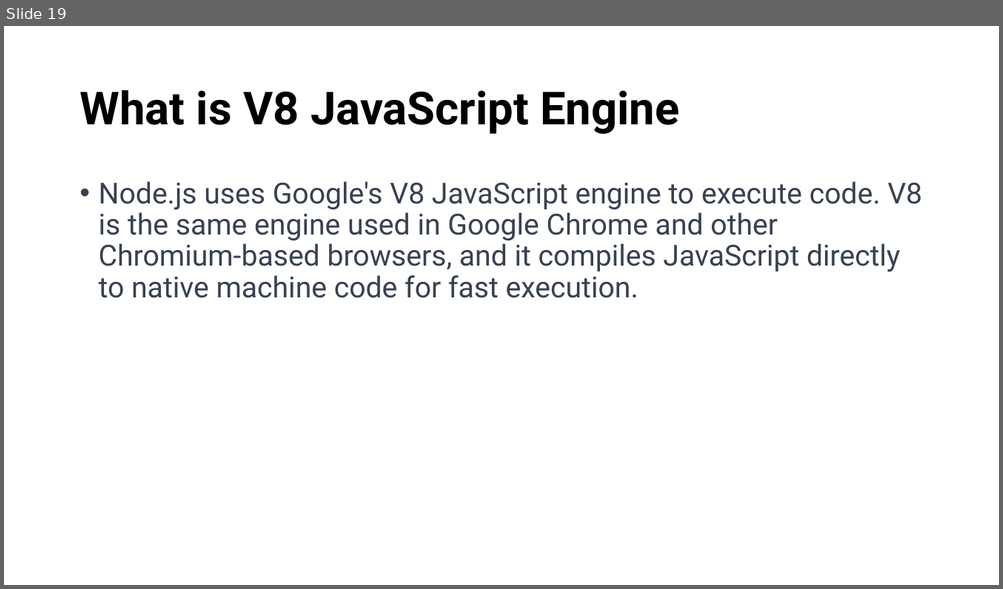
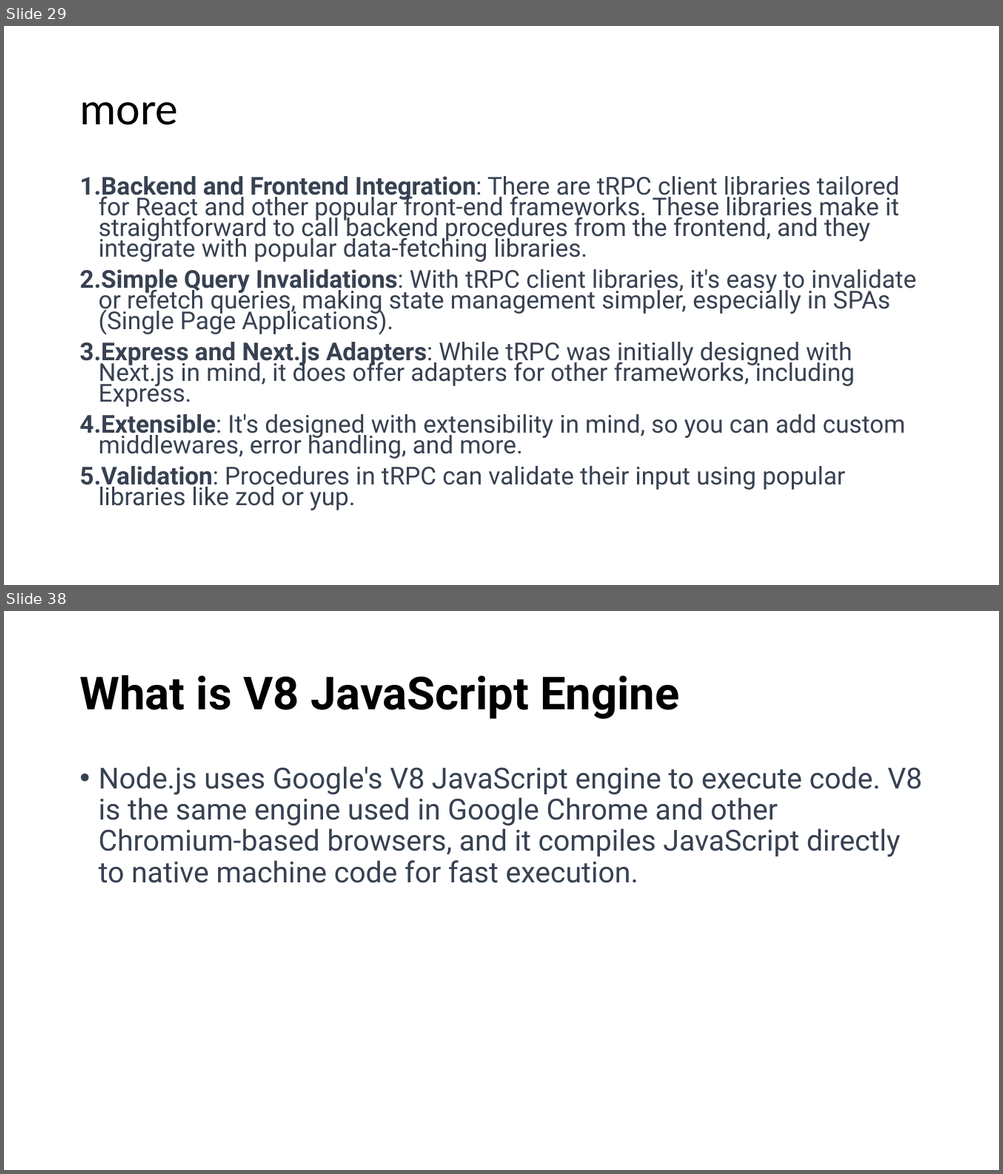
Before and after one commit to 1shaked/full-stack, a slide deck: 26ass/Node intro.pptx. Shown one above the other, each under a label of ours: slide 19 before the commit, slides 29 and 38 after it; the slides between them are not shown. The pictures are 1003x589 and 1003x1174 pixels, drawn with LibreOffice and Linux fonts; fonts in the diff are those of the drawing. Boxes give left, top, right and bottom in pixels: in the first picture for what was removed or moved away, otherwise in the second. Text is boxed around its words. In the diff, an @@ line names an element or a change of style, - is before the commit and + after.

```diff
--- a/26ass/Node intro.pptx
+++ b/26ass/Node intro.pptx
@@ slide 29 added at [4,26,999,585], background #FFFFFF @@
@@ title added at [79,102,178,125], 44 pt, text #000000 @@
+more
@@ text added at [79,176,916,511], 23.8 pt, text #374151 @@
+1. Backend and Frontend Integration: There are tRPC client libraries tailored for React and other popular front-end frameworks. These libraries make it straightforward to call backend procedures from the frontend, and they integrate with popular data-fetching libraries.
+2. Simple Query Invalidations: With tRPC client libraries, it's easy to invalidate or refetch queries, making state management simpler, especially in SPAs (Single Page Applications).
+3. Express and Next.js Adapters: While tRPC was initially designed with Next.js in mind, it does offer adapters for other frameworks, including Express.
+4. Extensible: It's designed with extensibility in mind, so you can add custom middlewares, error handling, and more.
+5. Validation: Procedures in tRPC can validate their input using popular libraries like zod or yup.
@@ what was slide 19 is now slide 38 @@
```
Also in this commit, not shown: 12 slides changed, 18 other slides added, 31 other files.
